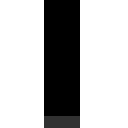
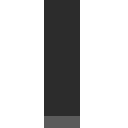
Revision of a layered w=128, h=128 image; what changed, layer by layer:
painted on "Layer 2" over (44, 0, 80, 128)
